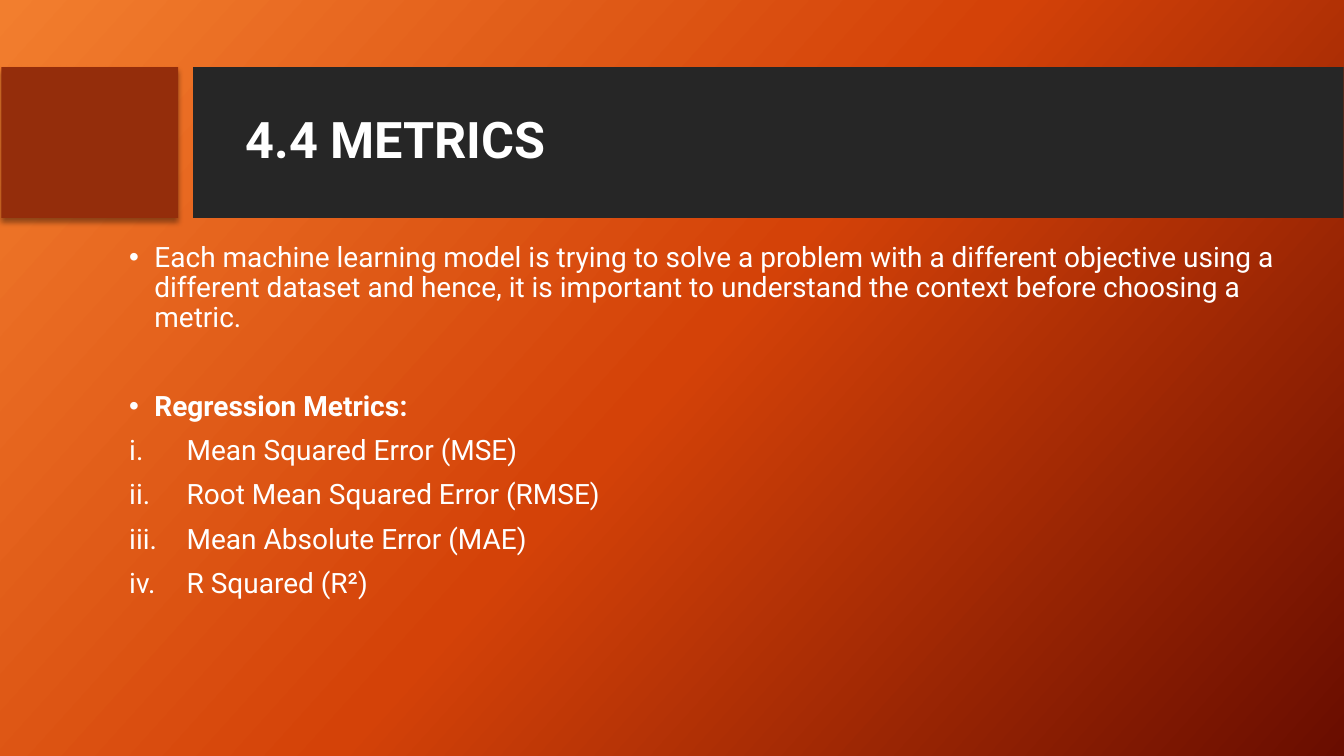
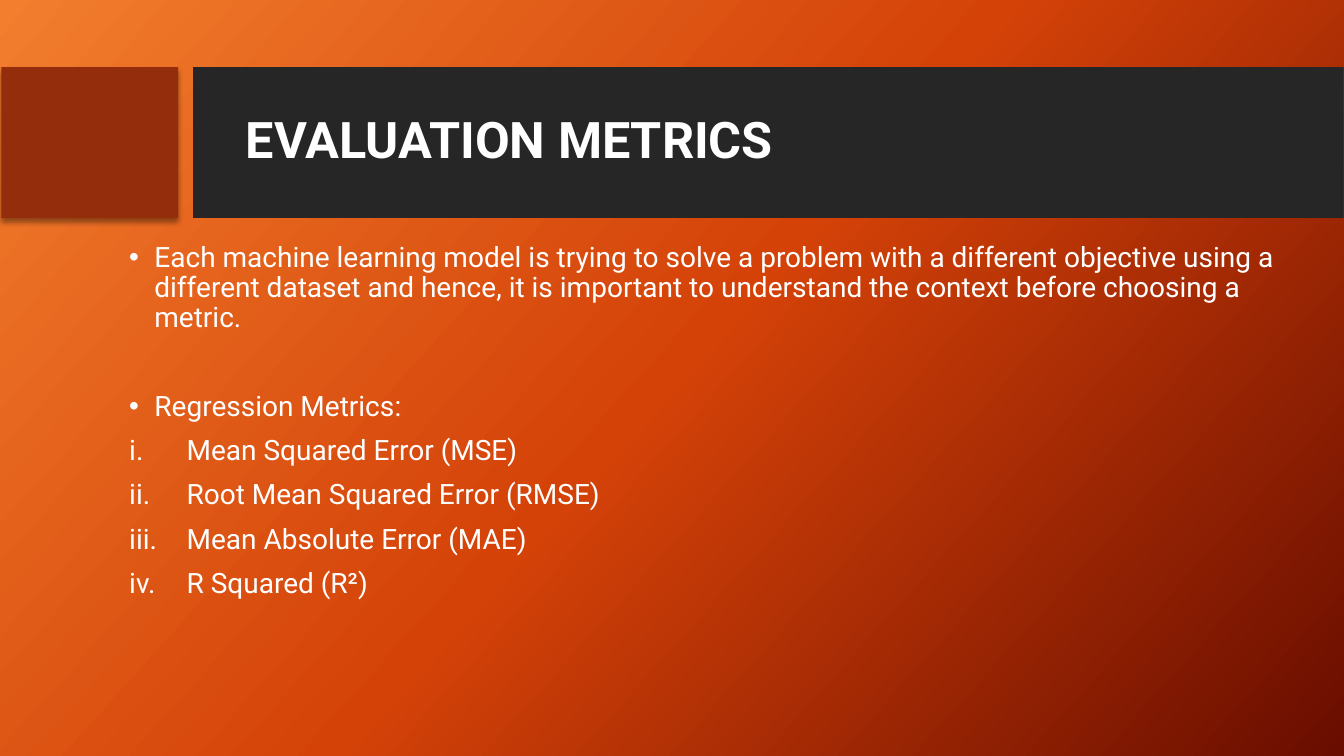
Before and after one commit to ItProject1920/data-science-project, a slide deck: slide 14 of Project Review FINAL.pptx. Drawn at 1344x756 pixels with LibreOffice and Linux fonts; fonts in the diff are those of the drawing; background and template pictures are left out. Boxes give left, top, right and bottom in pixels: in the first picture for what was removed or moved away, otherwise in the second. Text is boxed around its words. In the diff, an @@ line names an element or a change of style, - is before the commit and + after.

```diff
--- a/Project Review FINAL.pptx
+++ b/Project Review FINAL.pptx
@@ title at (x1=246, y1=121, x2=773, y2=159): text changed @@
-4.4 METRICS
+EVALUATION METRICS
@@ text at (x1=154, y1=396, x2=401, y2=422): bold off in "Regression Metrics:" @@
```
Also in this commit, not shown: 14 other slides changed, 1 slide added, 1 slide removed.
